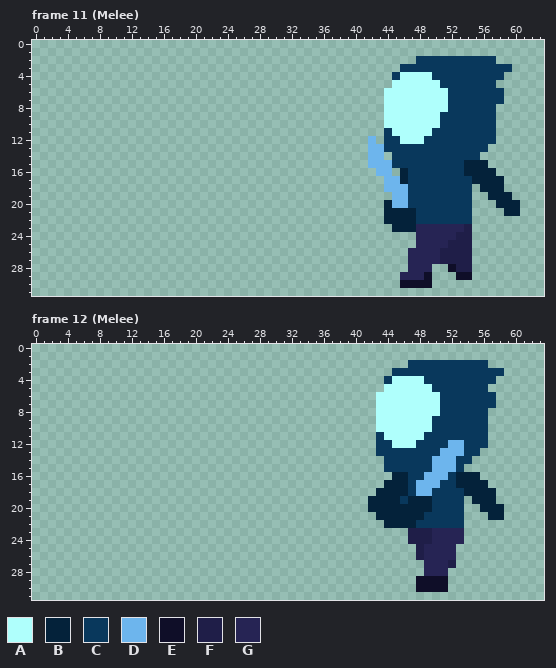
Two states of a pixel-art file, Assets/Sprites/Enemies/Grunt/Grunt-New.aseprite. The picture above is the old version.
64x32 pixels, 24 frames. Colours within 5 levels of each other are drawn and written as one. Shown: frame 11 (Melee), frame 12 (Melee). The commit also changed other frames, which this record leaves out.
Visible layers, top first: "Grunt/Mask", "Grunt/Legs", "Grunt/Arms", "Grunt/Baton", "Grunt/Head", "Grunt/Body", "Arms", "Silhouette".
Palette (. is transparent): A #affffc  B #04223a  C #09385c  D #6db5ed  E #0f0e28  F #1f1e48  G #262454
Pixels before, frame 11 (Melee), first column x 42:
 2 ......CCCCCCCCCC...
 3 ....CCCCCCCCCCCCCC.
 4 ...CAAAACCCCCCCCC..
 5 ...AAAAAACCCCCCC...
 6 ..AAAAAAAACCCCCCC..
 7 ..AAAAAAAACCCCCCC..
 8 ..AAAAAAAACCCCCC...
 9 ..AAAAAAACCCCCCC...
10 ..AAAAAAACCCCCCC...
11 ..CAAAAACCCCCCCC...
12 D.CCAAACCCCCCCCC...
13 DDCCCCCCCCCCCCC....
14 DD.CCCCCCCCCCC.....
15 DDDCCCCCCCCCBBB....
16 .DD.BCCCCCCCBBBB...
17 ..DDBCCCCCCCCBBBB..
18 ..DDDCCCCCCCC.BBB..
19 ...DDCCCCCCCC..BBB.
20 ..BDDCCCCCCCC...BBB
21 ..BBBBCCCCCCC....BB
22 ..BBBBCCCCCCC......
23 ...BBBGGGGGGF......
24 ......GGGGGFF......
25 ......GGGGFFF......
26 .....GGGGFFFF......
27 .....GGGGFFFF......
28 .....GGG..EFF......
29 ....GGGE...EE......
30 ....EEEE...........
Pixels before, frame 12 (Melee), first column x 42:
 2 .....CCCCCCCCCC..
 3 ...CCCCCCCCCCCCCC
 4 ..CAAAACCCCCCCCC.
 5 ..AAAAAACCCCCCC..
 6 .AAAAAAAACCCCCCC.
 7 .AAAAAAAACCCCCCC.
 8 .AAAAAAAACCCCCC..
 9 .AAAAAAACCCCCCC..
10 .AAAAAAACCCCCCC..
11 .CAAAAACCCCCCCC..
12 .CCAAACCCCDDCCC..
13 .CCCCCCCCDDDCC...
14 ..CCCCCCDDDCC....
15 ..CCCCCCDDDC.....
16 ...BBCCDDDCBBB...
17 ..BBBCDDDCCBBBB..
18 .BBBBCDDCCCCBBBB.
19 BBBBCBBBCCCC.BBB.
20 BBBBBBBBCCCC..BBB
21 .BBBBBBCCCCC...BB
22 ..BBBBCCCCCC.....
23 .....FFFGGGG.....
24 .....FFFGGGG.....
25 ......FGGGG......
26 ......FGGGG......
27 .......GGGF......
28 .......GGG.......
29 ......EEEE.......
30 ......EEEE.......
Now the later version:
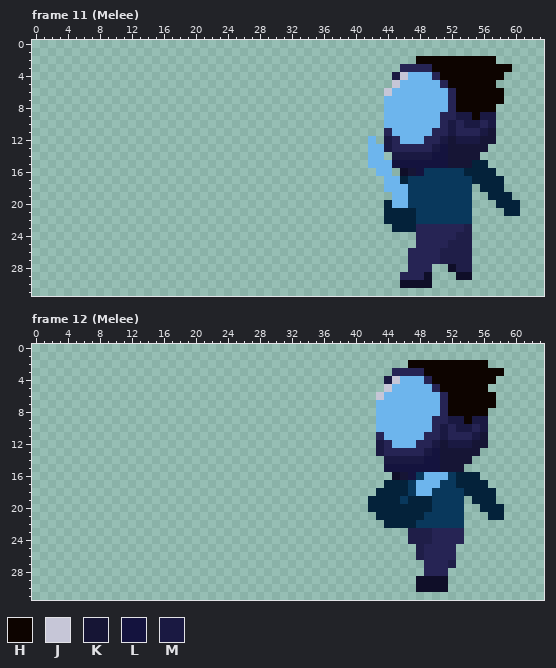
Colours new in this view: H #0d0400  J #c6c6d7  K #161535  L #14133e  M #1a1942
What changed:
Changed rows in their new state; - is an unchanged pixel.
Frame 11 (Melee), layer "Grunt/Mask":
first column x 44:
 2 ----HHHHHHHHHH--
 3 --GGGGHHHHHHHHHH
 4 -MJDDDGHHHHHHHH-
 5 -JDDDDDGHHHHHH--
 6 JDDDDDDDGHHHHHH-
 7 DDDDDDDDGHHHHHH-
 8 DDDDDDDDGHHHHH--
 9 DDDDDDDGGMMHMM--
10 DDDDDDDGMGMMGM--
11 GDDDDDGGMGGGMK--
12 MGDDDGGMKMMMKK--
13 MGGGGGMLKKKKK---
14 -MMMMMLLKKKK----
15 -LLLLLLLKKK-----
16 --EKL-----------
Frame 12 (Melee), layer "Grunt/Mask":
first column x 43:
 2 ----HHHHHHHHHH--
 3 --GGGGHHHHHHHHHH
 4 -MJDDDGHHHHHHHH-
 5 -JDDDDDGHHHHHH--
 6 JDDDDDDDGHHHHHH-
 7 DDDDDDDDGHHHHHH-
 8 DDDDDDDDGHHHHH--
 9 DDDDDDDGGMMHMM--
10 DDDDDDDGMGMMGM--
11 GDDDDDGGMGGGMK--
12 MGDDDGGMKMMMKK--
13 MGGGGGMLKKKKK---
14 -MMMMMLLKKKK----
15 -LLLLLLLKKK-----
16 --EKL-----------
Where, in picture pixels (left, top, right, bottom), the same in both pictures:
changed: (384, 56, 512, 176)
changed: (376, 360, 504, 480)
